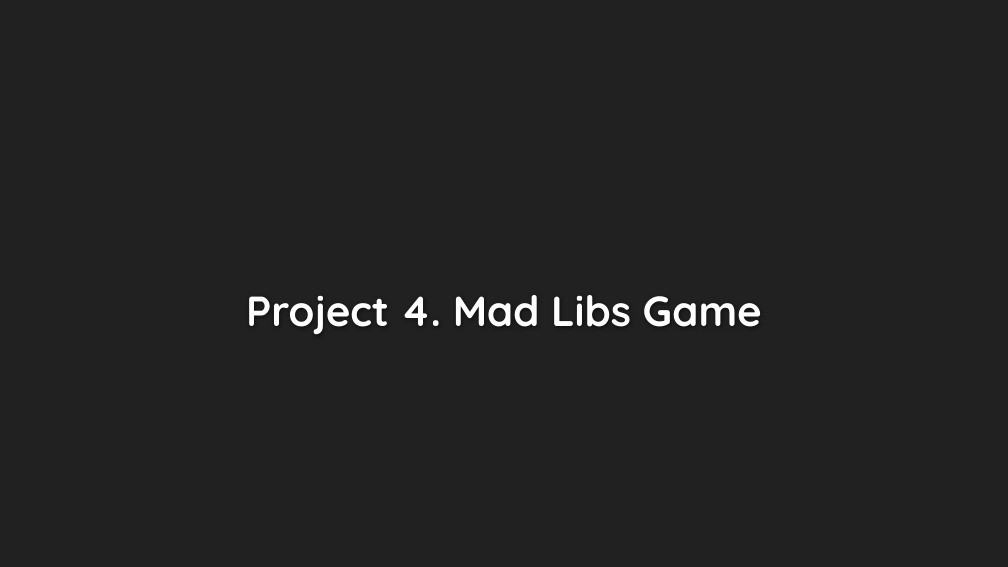
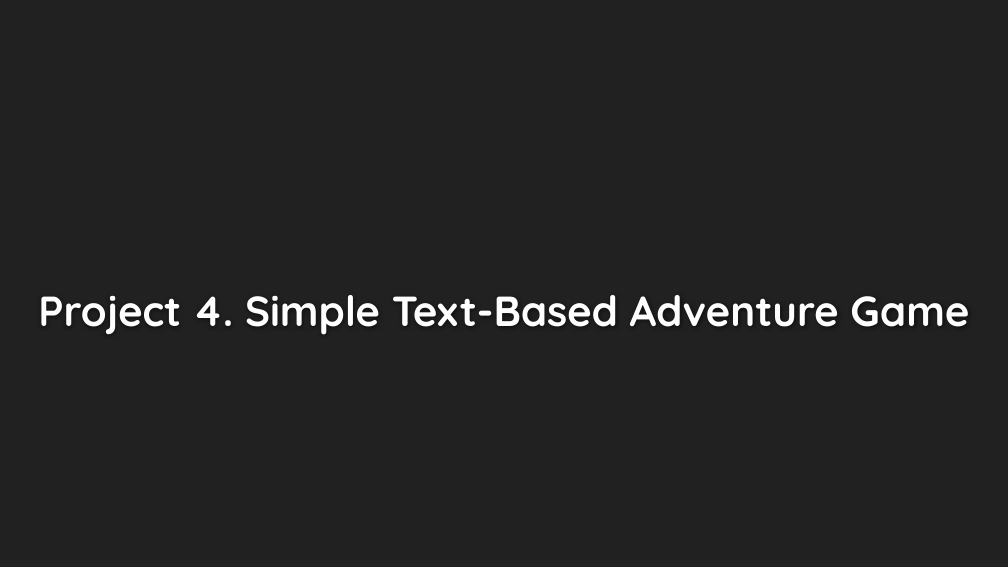
Before and after one commit to Islam-hady9/Programming-Course-using-Python-for-Kids, a slide deck: slide 10 of Lesson 10.pptx. Drawn at 1008x567 pixels with LibreOffice and Linux fonts; fonts in the diff are those of the drawing; background and template pictures are left out. Boxes give left, top, right and bottom in pixels: in the first picture for what was removed or moved away, otherwise in the second. Text is boxed around its words. In the diff, an @@ line names an element or a change of style, - is before the commit and + after.

Commit message:
Add more projects to Lesson 10

```diff
--- a/Lesson 10.pptx
+++ b/Lesson 10.pptx
@@ title at <box>38,295,969,335</box>: text changed @@
-Project 4. Mad Libs Game
+Project 4. Simple Text-Based Adventure Game
```
Also in this commit, not shown: 2 other slides changed, 9 slides added, 1 slide removed.
